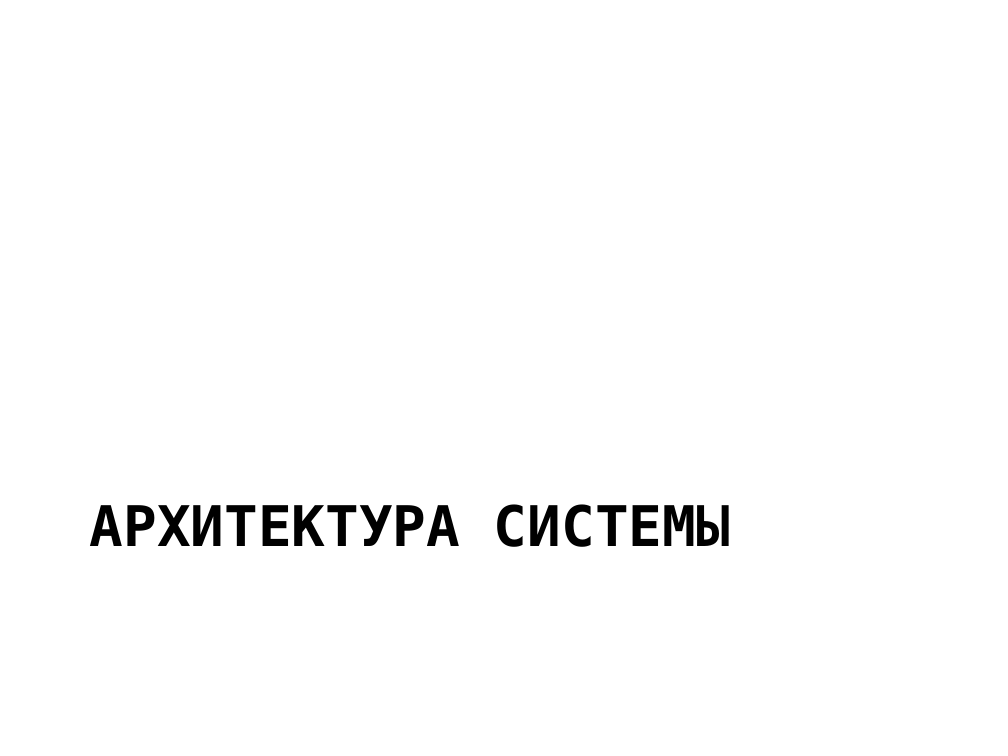
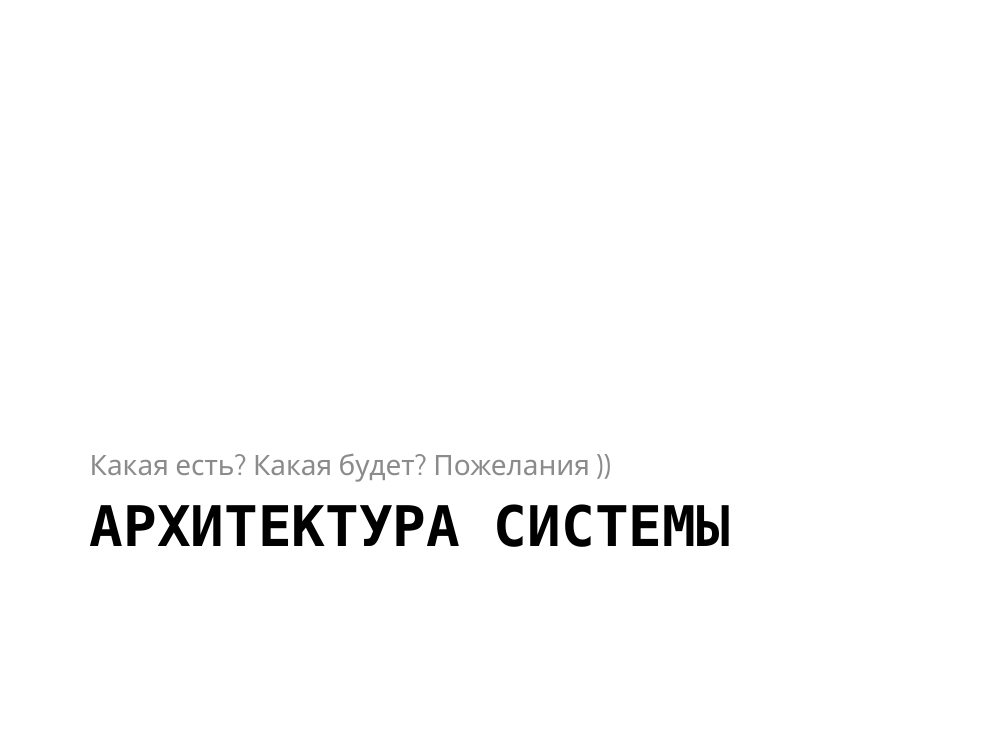
Before and after one commit to jpedraza/Health, a slide deck: slide 11 of Presentation/main.pptx. Drawn at 1008x756 pixels with LibreOffice and Linux fonts; fonts in the diff are those of the drawing. Boxes give left, top, right and bottom in pixels: in the first picture for what was removed or moved away, otherwise in the second. Text is boxed around its words. In the diff, an @@ line names an element or a change of style, - is before the commit and + after.

```diff
--- a/Presentation/main.pptx
+++ b/Presentation/main.pptx
@@ text added at [90, 454, 590, 482], 20 pt, text #8C8C8C @@
+Какая есть? Какая будет? Пожелания ))
```
Also in this commit, not shown: 2 other slides changed, 12 slides added, 1 slide removed.
